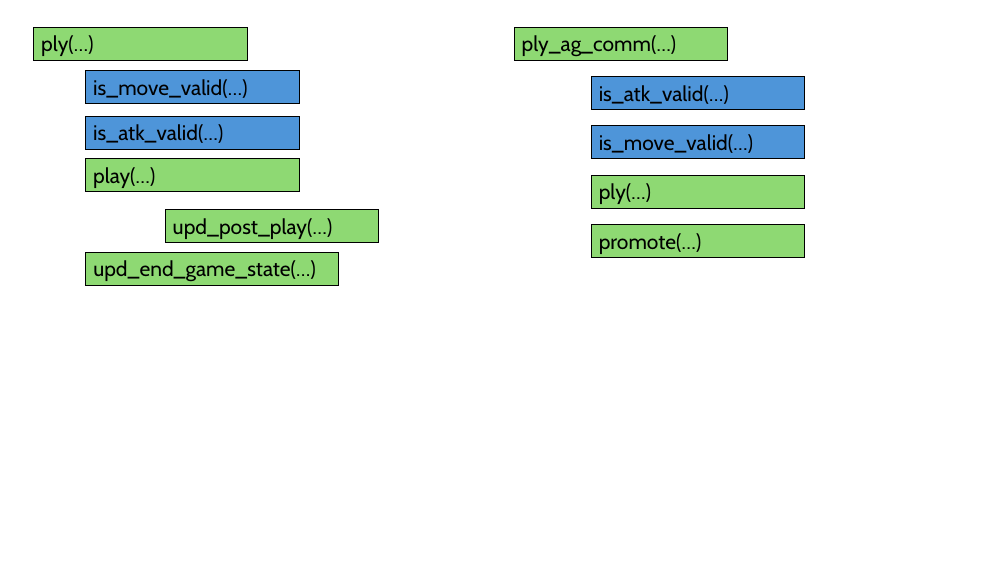
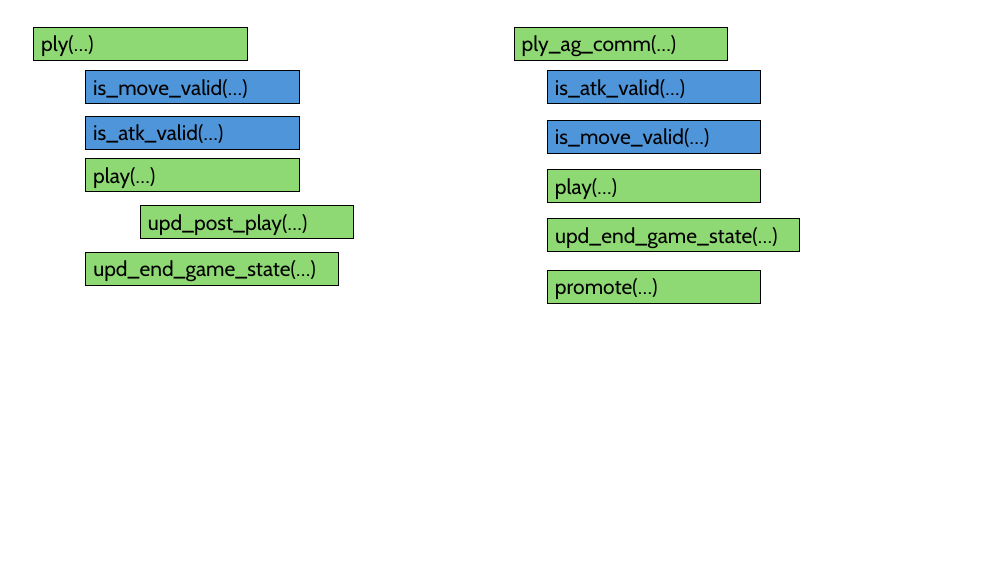
Before and after one commit to XiaoYiQing/game_dev_practice, a slide deck: slide 2 of docs/chess_structure.pptx. Drawn at 1008x567 pixels with LibreOffice and Linux fonts; fonts in the diff are those of the drawing. Boxes give left, top, right and bottom in pixels: in the first picture for what was removed or moved away, otherwise in the second. Text is boxed around its words. In the diff, an @@ line names an element or a change of style, - is before the commit and + after.

Commit message:
chess: ply_ag_comm(…) uses play(...) instead of ply(...) now. It also performs the upd_end_game_state(...) if play(...) is succesful.

```diff
--- a/docs/chess_structure.pptx
+++ b/docs/chess_structure.pptx
@@ rectangle "is_atk_valid(…)": place and size @@
-rectangle "is_atk_valid(…)" at (591,76,805,110)
+rectangle "is_atk_valid(…)" at (547,70,761,104)
@@ rectangle "is_move_valid(…)": place and size @@
-rectangle "is_move_valid(…)" at (591,126,805,159)
+rectangle "is_move_valid(…)" at (547,120,761,154)
@@ rectangle added at (547,169,761,203), fill #8ED973, outline #000000 0.75 pt, 20 pt, text #000000 @@
+play(…)
@@ rectangle removed at (591,175,805,209) @@
-ply(…)
@@ rectangle "upd_post_play(…)": place and size @@
-rectangle "upd_post_play(…)" at (166,209,379,243)
+rectangle "upd_post_play(…)" at (141,206,354,239)
@@ rectangle added at (547,219,800,253), fill #8ED973, outline #000000 0.75 pt, 20 pt, text #000000 @@
+upd_end_game_state(…)
@@ rectangle "promote(…)": place and size @@
-rectangle "promote(…)" at (591,225,805,258)
+rectangle "promote(…)" at (547,270,761,303)
```
Also in this commit, not shown: 1 other slide changed, 1 other file.
